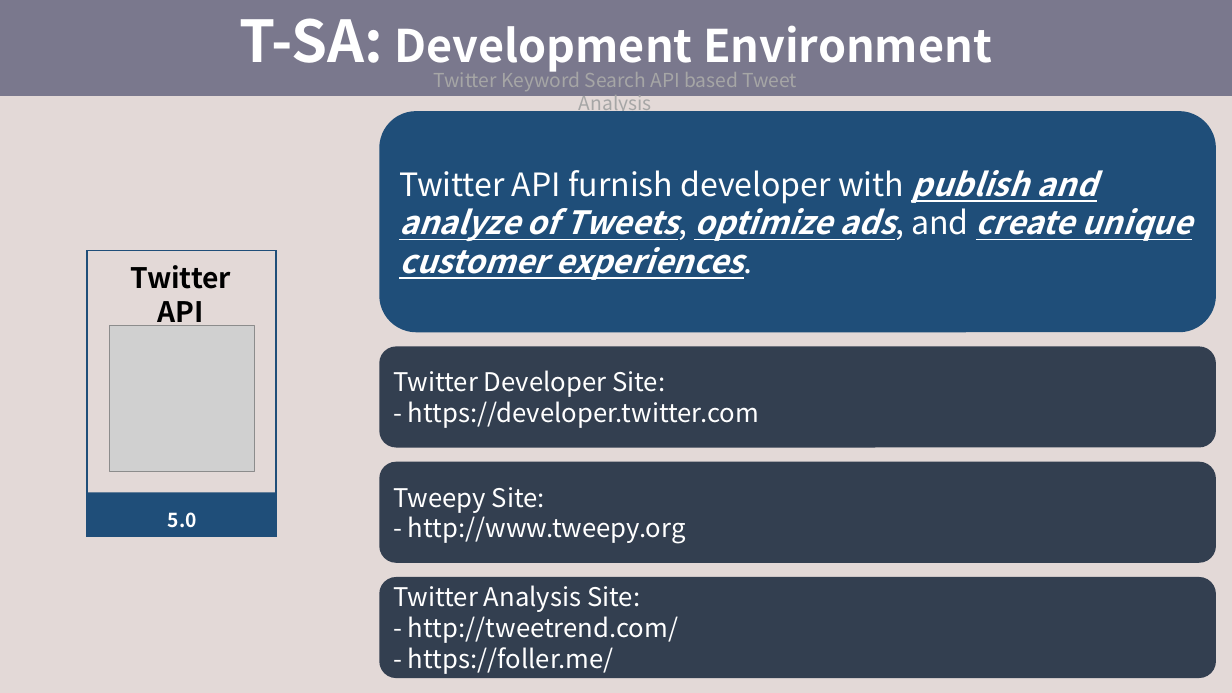
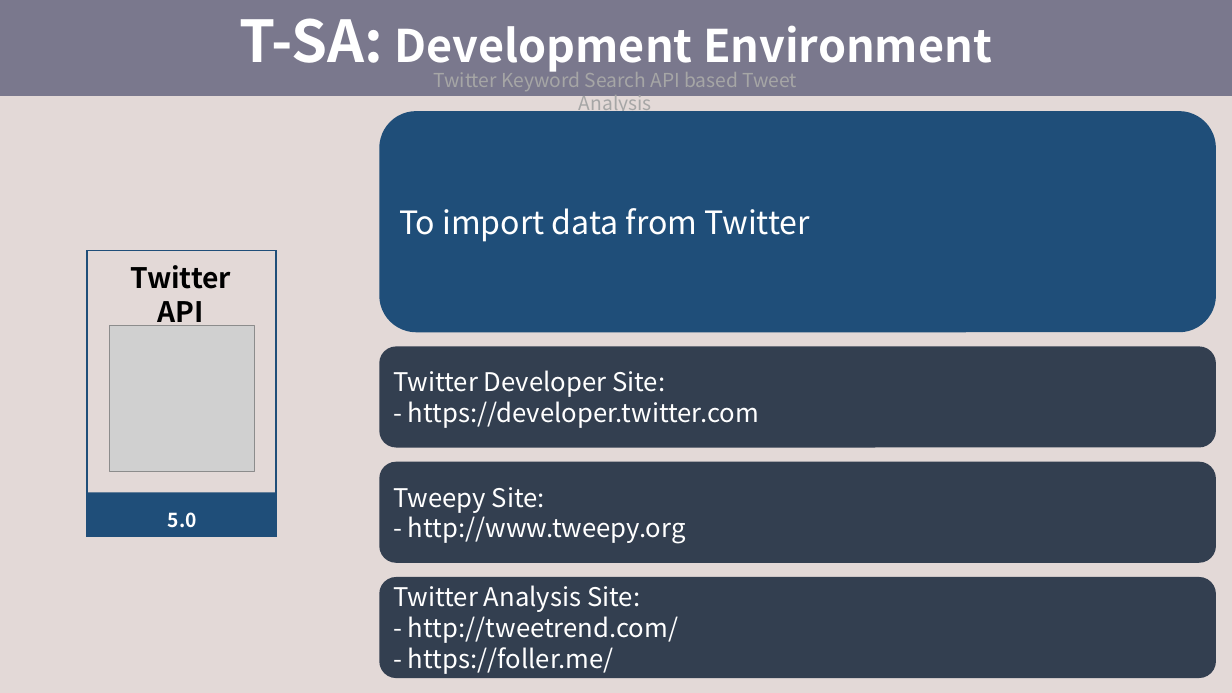
Before and after one commit to SeokJune/BigData_VI_T-SA, a slide deck: slide 13 of 00.Doc/제출용 문서/4조_브이아이.pptx (slide 16 before the commit). Drawn at 1232x693 pixels with LibreOffice and Linux fonts; fonts in the diff are those of the drawing; grey boxes stand for pictures. Boxes give left, top, right and bottom in pixels: in the first picture for what was removed or moved away, otherwise in the second. Text is boxed around its words. In the diff, an @@ line names an element or a change of style, - is before the commit and + after.

```diff
--- a/00.Doc/제출용 문서/4조_브이아이.pptx
+++ b/00.Doc/제출용 문서/4조_브이아이.pptx
@@ text in rounded rectangle at [399, 208, 810, 242]: text changed; bold off; italic off @@
-Twitter API furnish developer with publish and analyze of Tweets, optimize ads, and create unique customer experiences.
+To import data from Twitter
```
Also in this commit, not shown: 12 other slides changed, 24 slides added, 4 slides removed.
